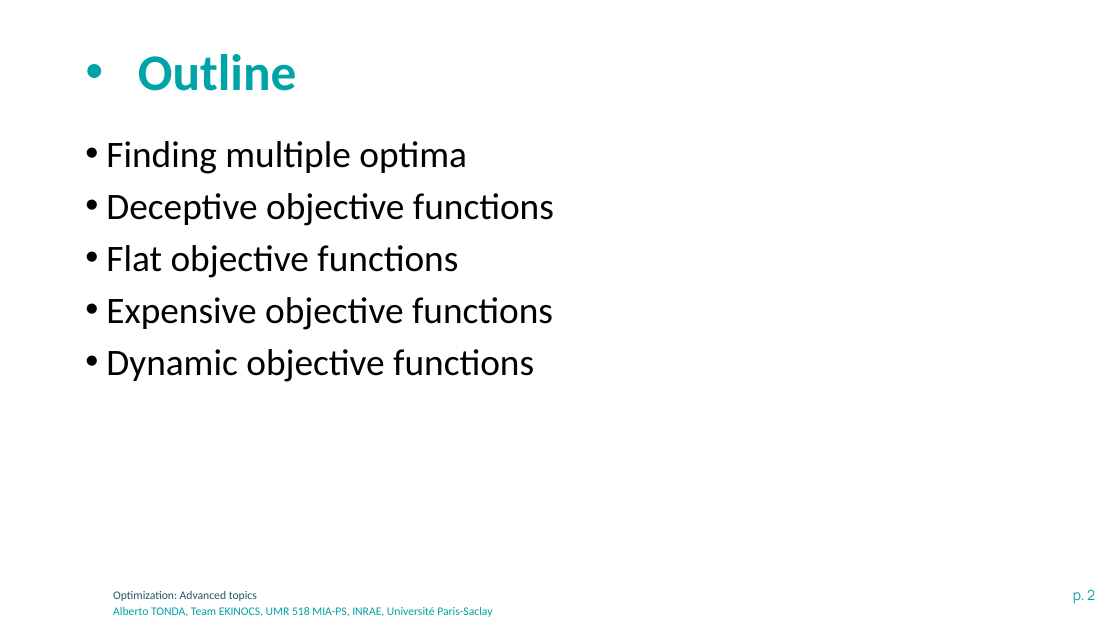
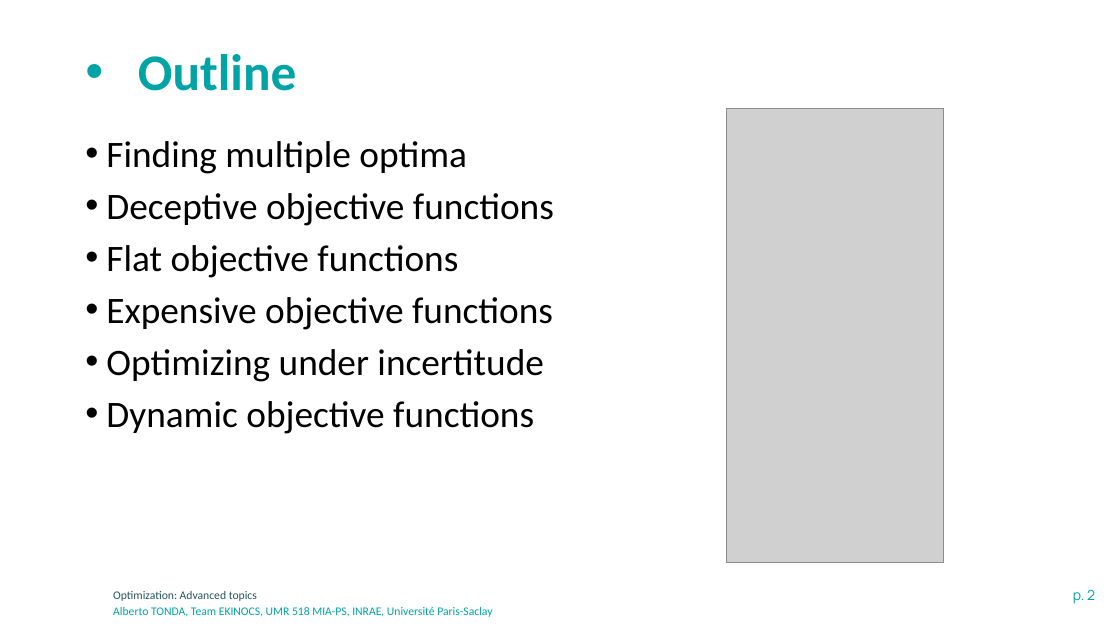
Before and after one commit to albertotonda/teaching, a slide deck: slide 2 of optimization-methods-for-artificial-intelligence/optimization-advanced.pptx. Drawn at 1120x630 pixels with LibreOffice and Linux fonts; fonts in the diff are those of the drawing; grey boxes stand for pictures; background and template pictures are left out. Boxes give left, top, right and bottom in pixels: in the first picture for what was removed or moved away, otherwise in the second. Text is boxed around its words. In the diff, an @@ line names an element or a change of style, - is before the commit and + after.

```diff
--- a/optimization-methods-for-artificial-intelligence/optimization-advanced.pptx
+++ b/optimization-methods-for-artificial-intelligence/optimization-advanced.pptx
@@ picture added at (727,108,944,563) @@
@@ text at (106,349,544,382): paragraph added @@
+• Optimizing under incertitude
```
Also in this commit, not shown: 2 other slides changed, 3 slides added, 1 slide removed, 6 other files.
